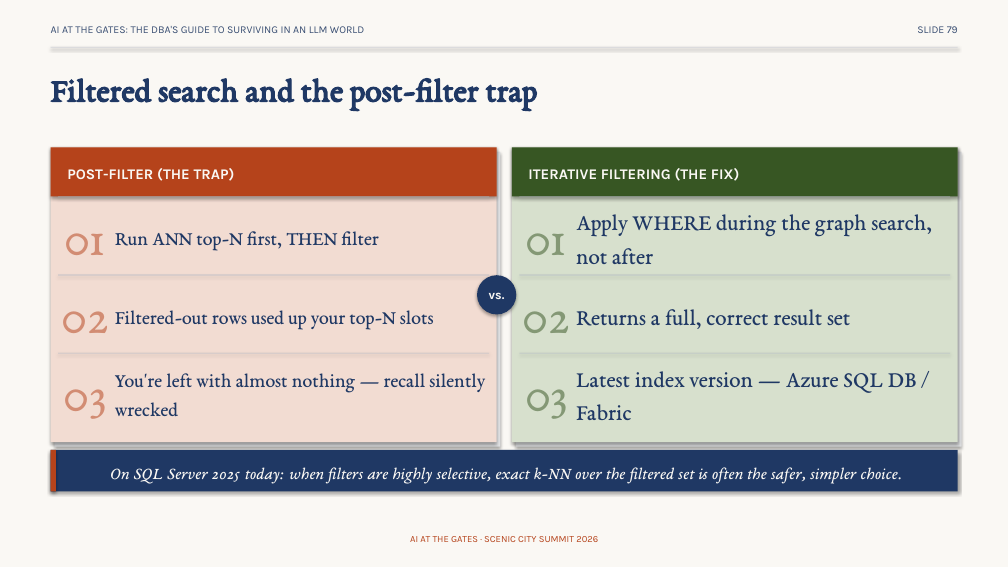
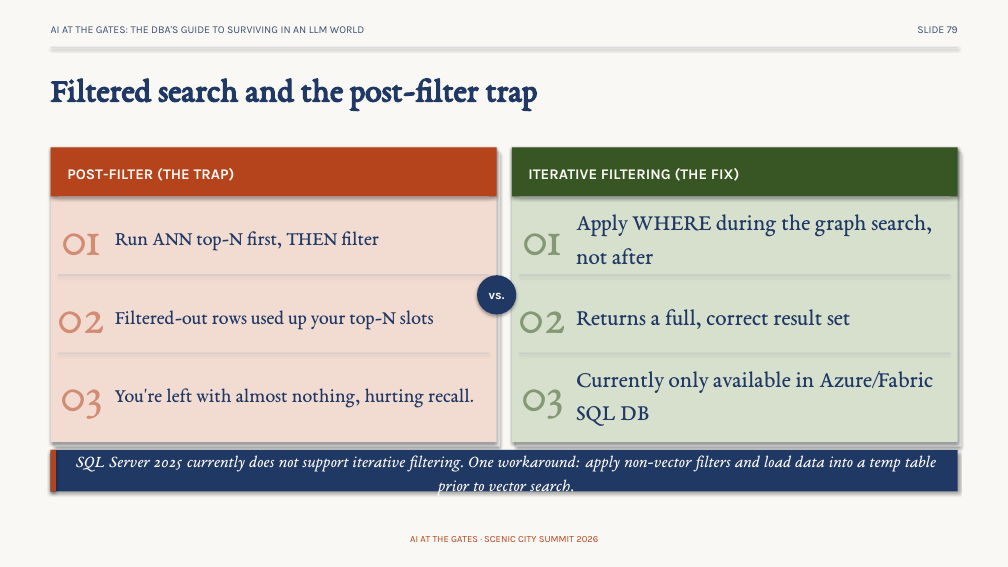
Before and after one commit to feaselkl/AI-at-the-Gates, a slide deck: slide 79 of slides/scenic-city-aigates-precon.pptx. Drawn at 1008x567 pixels with LibreOffice and Linux fonts; fonts in the diff are those of the drawing. Boxes give left, top, right and bottom in pixels: in the first picture for what was removed or moved away, otherwise in the second. Text is boxed around its words. In the diff, an @@ line names an element or a change of style, - is before the commit and + after.

```diff
--- a/slides/scenic-city-aigates-precon.pptx
+++ b/slides/scenic-city-aigates-precon.pptx
@@ text "01": place and size @@
-text "01" at [65, 233, 105, 255]
+text "01" at [61, 233, 101, 255]
@@ text "01": place and size @@
-text "01" at [526, 233, 566, 255]
+text "01" at [522, 233, 562, 255]
@@ text "03": place and size @@
-text "03" at [64, 389, 106, 419]
+text "03" at [60, 389, 102, 419]
@@ text at [115, 388, 474, 407]: text changed @@
-You're left with almost nothing — recall silently wrecked
+You're left with almost nothing, hurting recall.
@@ text "03": place and size @@
-text "03" at [525, 389, 567, 419]
+text "03" at [521, 389, 563, 419]
@@ text at [576, 371, 933, 426]: text changed @@
-Latest index version — Azure SQL DB / Fabric
+Currently only available in Azure/Fabric SQL DB
@@ text at [76, 455, 936, 496]: text changed @@
-On SQL Server 2025 today: when filters are highly selective, exact k-NN over the filtered set is often the safer, simpler choice.
+SQL Server 2025 currently does not support iterative filtering. One workaround: apply non-vector filters and load data into a temp table prior to vector search.
```
Also in this commit, not shown: 71 other slides changed, 2 slides added, 2 slides removed.
